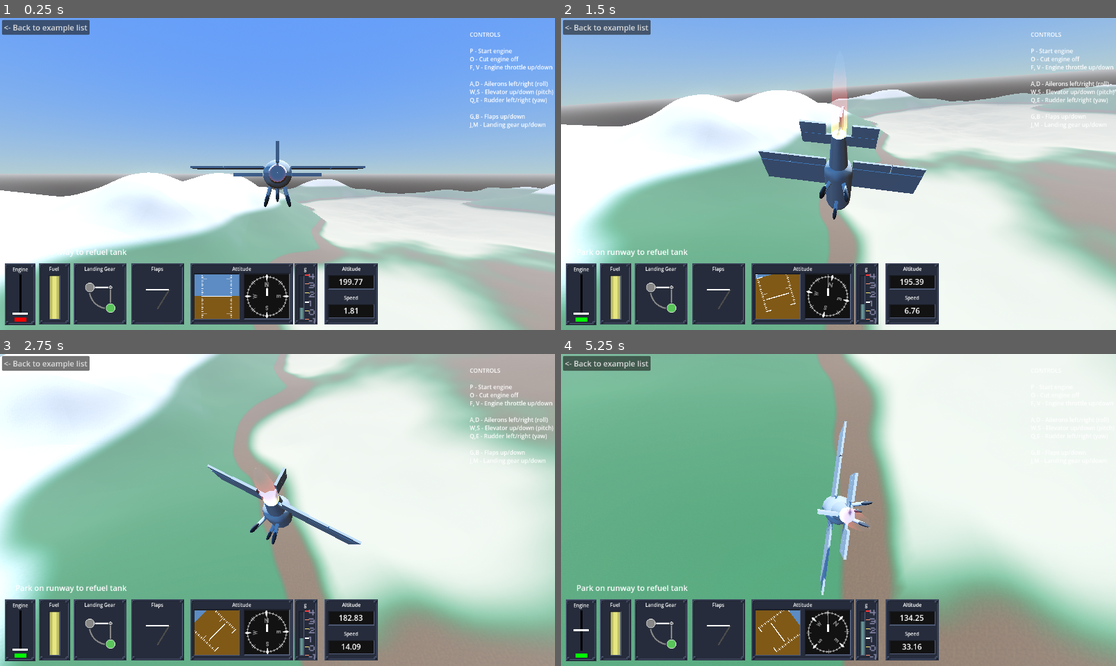
Above: before the commit, frames 1-4 (two rows, left to right).
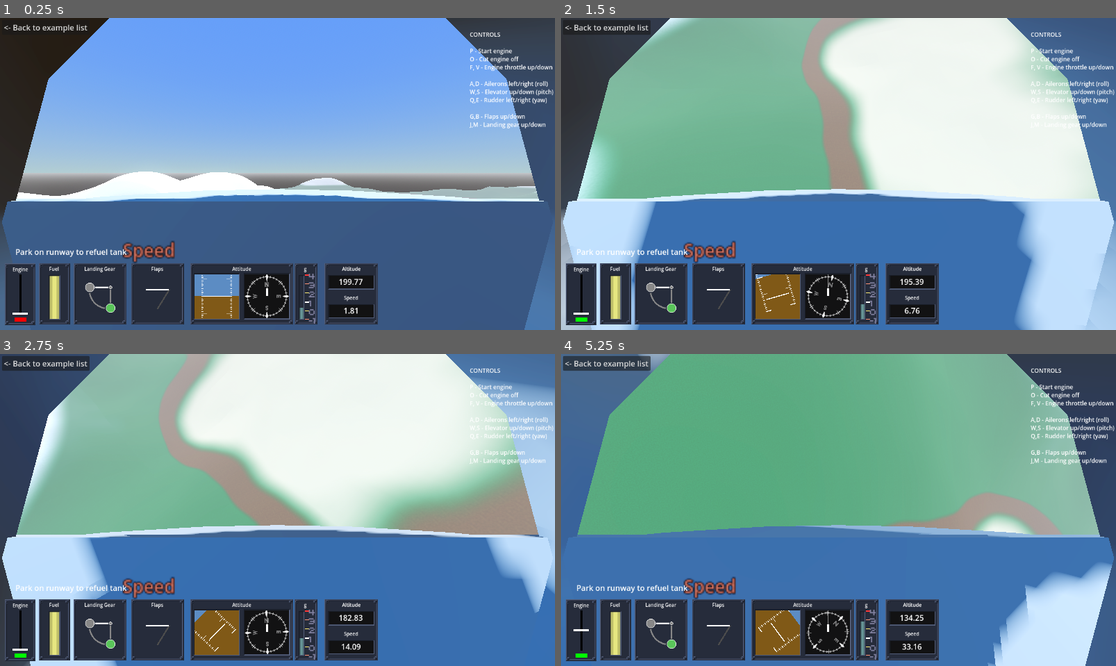
Above: after the commit, the same moments.

Repository: 100-Devs-1-Game/UndeadReckoning
Game: Godot game, scene res://Main.tscn
The game is run twice, just before and just after one commit, with the same random seed, the same clock (stepped at 60 frames per second) and the same inputs. Sound files missing from this copy of the repository are replaced by a short silence.
Inputs:
- Up to frame 1 (0.25 s): no input
- Up to frame 2 (1.5 s): tap Enter at 0.5 s; hold D 0.53-1.28 s; tap Z at 0.6 s; tap Space at 0.77, 1.07 s; hold S from 1.28 s (still down); tap P at 1.35 s
- Up to frame 3 (2.75 s): tap Space at 1.52, 1.82 s; release S at 2.03 s; hold D from 2.03 s (still down); tap O at 2.1 s
- Up to frame 4 (5.25 s): release D at 2.78 s; hold W 2.78-3.53 s; tap F at 2.85 s; tap Space at 3.02, 3.32, 3.77, 4.07, 4.52, 4.82 s; hold A 3.53-5.03 s; tap V at 3.6 s; tap 3 at 4.35 s; hold S from 5.03 s (still down); tap 2 at 5.1 s

The runs differ from the first frame. In frame 1, 42% of the frame differs, in the area x 0-100%, y 0-100%; in frame 2, 79%; in frame 3, 66%; in frame 4, 68%.

Commit message:
Update our_aircraft.tscn

Diff:
--- a/src/plane/our_aircraft.tscn
+++ b/src/plane/our_aircraft.tscn
@@ -1,10 +1,11 @@
-[gd_scene load_steps=32 format=3 uid="uid://2yq1l46lpknc"]
+[gd_scene load_steps=33 format=3 uid="uid://2yq1l46lpknc"]
 
 [ext_resource type="Script" uid="uid://yoc1xpjtiwtk" path="res://plane/our_aircraft.gd" id="1_u4a2k"]
 [ext_resource type="PackedScene" uid="uid://bpna5btnwpvpr" path="res://example/scenes/Airplane/visuals/Engine/Engine.tscn" id="2_jd2wb"]
 [ext_resource type="PackedScene" uid="uid://d3iie083tp8bk" path="res://example/scenes/Airplane/visuals/Steering/Steering.tscn" id="3_qiacu"]
 [ext_resource type="PackedScene" uid="uid://nhbm7re0glcb" path="res://example/scenes/Airplane/visuals/LandingGear/LandingGear.tscn" id="4_v8d62"]
 [ext_resource type="PackedScene" uid="uid://dl0obdnutyqx3" path="res://example/scenes/Airplane/visuals/Flaps/Flaps.tscn" id="5_oam62"]
+[ext_resource type="PackedScene" uid="uid://bclq6x6hk0cgq" path="res://plane/placeholder_cockpit.tscn" id="6_40qx2"]
 [ext_resource type="PackedScene" uid="uid://cuhxgecwm28ng" path="res://addons/simplified_flightsim/aircraft_modules/EnergyContainer/EnergyContainer.tscn" id="6_wg0hh"]
 [ext_resource type="PackedScene" uid="uid://2pej6qvsslvh" path="res://addons/simplified_flightsim/aircraft_modules/Engine/Engine.tscn" id="7_ti7pa"]
 [ext_resource type="PackedScene" uid="uid://dwgwme28nhk5s" path="res://addons/simplified_flightsim/aircraft_modules/Steering/Steering.tscn" id="8_h6343"]
@@ -100,6 +101,10 @@
 
 [node name="Flaps" parent="Model/MovingParts" instance=ExtResource("5_oam62")]
 
+[node name="Cockpit" parent="." node_paths=PackedStringArray("aircraft") instance=ExtResource("6_40qx2")]
+transform = Transform3D(1, 0, 0, 0, 1, 0, 0, 0, 1, 0, 0, -2.37108)
+aircraft = NodePath("..")
+
 [node name="CollisionShape3D" type="CollisionShape3D" parent="."]
 transform = Transform3D(1, 0, 0, 0, 1, 0, 0, 0, 1, 1.49012e-08, 0.015686, -0.22049)
 shape = SubResource("BoxShape3D_hm4so")
@@ -116,6 +121,7 @@
 auto_start = true
 UINode = NodePath("../Builtin Interface/Interface/UIEnginePower")
 ProcessPhysics = true
+ModuleType = "engine"
 
 [node name="Steering" parent="." instance=ExtResource("8_h6343")]
 
